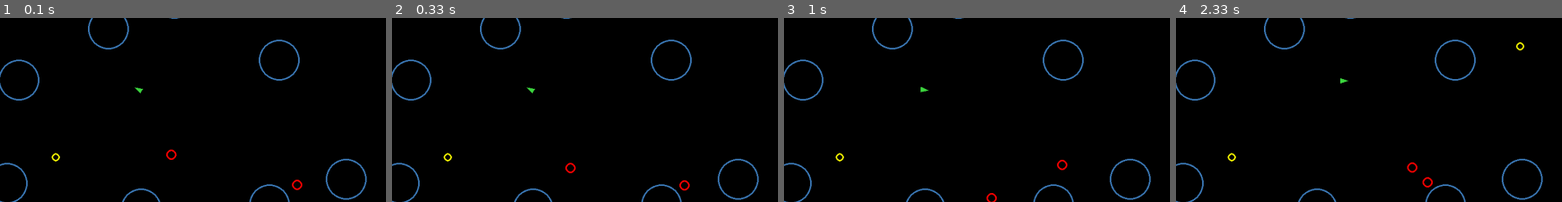
Above: before the commit, frames 1-4 (left to right).
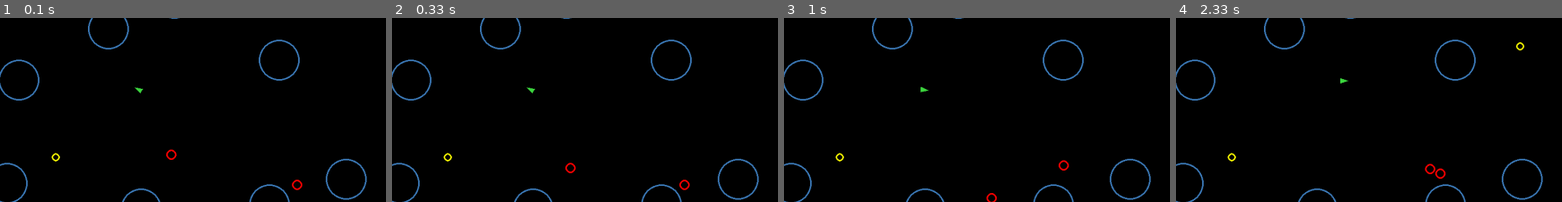
Above: after the commit, the same moments.

Repository: auneselva/pygame_shoot_out_zombies_ai
Game: pygame game, started from run.py
Same seed, same stepped clock (60 frames per second), same inputs: the game is played once before the commit and once after it.
Inputs:
- Up to frame 1 (0.1 s): no input
- Up to frame 2 (0.33 s): no input
- Up to frame 3 (1 s): click "Pursuit" at 0.38 s; click "Avoid walls only" at 0.72 s
- Up to frame 4 (2.33 s): click "Hide" at 1.05 s; hold D 1.33-1.8 s; hold W 1.83-2.13 s; hold D from 2.17 s (still down)
The pictures show only the part of the screen within x 20-70%, y 30-80%; the shares and areas given below are measured in that part.

Frame 1 is identical in both runs. In frame 2, less than 0.1% of the frame differs, in the area x 74-78%, y 87-95%; in frame 3, 0.1%; in frame 4, 0.4%, in the area x 59-70%, y 78-93%.

Commit message:
Added avoiding enemies bumping into each other

Diff:
--- a/enemy.py
+++ b/enemy.py
@@ -2,6 +2,8 @@
 from pygame.math import Vector2
 import math
 import random
+
+from circle import Circle
 
 class Enemy(object):
 
@@ -225,7 +227,7 @@
         return self.flee(pursuer.pos + pursuer.vel * look_ahead_time)
 
     def avoid_obstacles(self):
-        space = 10
+        space = 20
         ext_rad = self.r + space
         # Detection box
         angle = self.vel.angle_to(Vector2(1, 0))
@@ -247,12 +249,28 @@
             if rel_pos_obst.x + obst.r > p1.x:
                 if rel_pos_obst.x - obst.r < p3.x:
                     if math.fabs(rel_pos_obst.y - self.pos.y) < obst.r + ext_rad:
-                        colliding.append(obst)
+                        colliding.append((obst.r, obst.pos.x, obst.pos.y))
             #elif (p3 - (rel_pos_obst.x, rel_pos_obst.y)).length() < v[0]:
             #    colliding.append((v[0], rel_pos_obst.x, rel_pos_obst.y))
             #elif (p4 - (rel_pos_obst.x, rel_pos_obst.y)).length() < v[0]:
             #    colliding.append((v[0], rel_pos_obst.x, rel_pos_obst.y))
 
+        # avoiding collision with other enemies
+        for enemy in self.game.enemies:
+
+            # v[0] is radius of an obstacle
+            # v[1] is pos_x
+            # v[2] is pos_y
+
+            # changing coordinates of the obstacle to local position in relation to our player
+            if enemy != self:
+                vec_to_obst = Vector2(enemy.pos.x, enemy.pos.y) - self.pos
+                rel_pos_obst = self.pos + vec_to_obst.rotate(angle)
+                if rel_pos_obst.x + enemy.r > p1.x:
+                    if rel_pos_obst.x - enemy.r < p3.x:
+                        if math.fabs(rel_pos_obst.y - self.pos.y) < enemy.r + ext_rad:
+                            colliding.append((enemy.r, enemy.pos.x, enemy.pos.y))
+
         if not colliding:
             return self.vel
 
@@ -261,20 +279,20 @@
         inters_pt = p3.x
         go_down = False
         for obst in colliding:
-            z = obst.r + ext_rad
-            y = obst.pos.y - self.pos.y
+            z = obst[0] + ext_rad
+            y = obst[2] - self.pos.y
             x = math.sqrt(math.fabs(z * z - y * y))
 
             # if the closest point is to the rear of the vehicle we discard it
-            if obst.pos.x - x > self.pos.x:
-                closest_x = obst.pos.x - x
+            if obst[1] - x > self.pos.x:
+                closest_x = obst[1] - x
                 if closest_x < inters_pt:
                     inters_pt = closest_x
-                    if obst.pos.y < self.pos.y:
+                    if obst[2] < self.pos.y:
                         go_down = True
 
         dist = inters_pt - self.pos.x
-        coeff = 1
+        coeff = 0.8
         if go_down is True:
             lateral_force = Vector2(0, 1/dist * coeff)
         else:
@@ -327,6 +345,7 @@
             # going left
             else:
                 net_force += (self.vel + self.vel.rotate(angle))
+        # if an enemy approaches a corner
         if walls > 1:
             net_force = -net_force
         if net_force.length() > 0.001:
